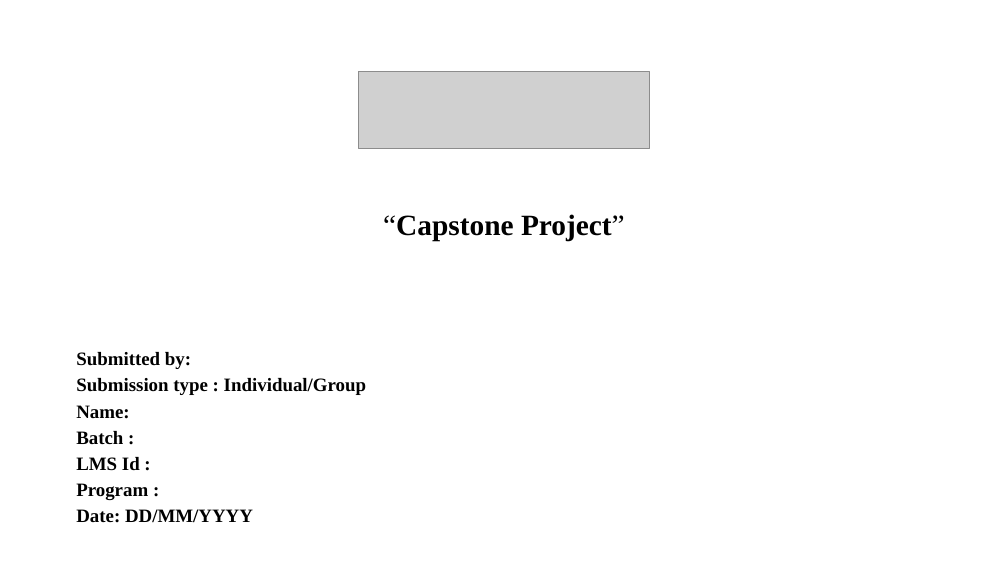
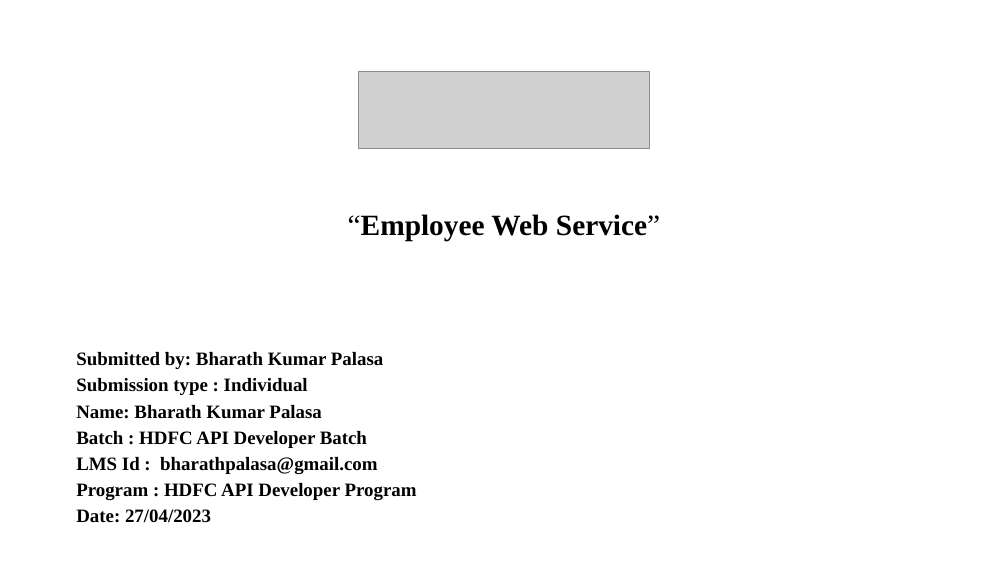
Before and after one commit to bharath210/HDFC_Capstone, a slide deck: slide 1 of Capstone Presentation Format Ver 1.0.pptx. Drawn at 1008x567 pixels with LibreOffice and Linux fonts; fonts in the diff are those of the drawing; grey boxes stand for pictures; background and template pictures are left out. Boxes give left, top, right and bottom in pixels: in the first picture for what was removed or moved away, otherwise in the second. Text is boxed around its words. In the diff, an @@ line names an element or a change of style, - is before the commit and + after.

```diff
--- a/Capstone Presentation Format Ver 1.0.pptx
+++ b/Capstone Presentation Format Ver 1.0.pptx
@@ text at (348,214,660,241): text changed @@
-“Capstone Project”
+“Employee Web Service”
@@ text at (76,352,417,523): text changed @@
-Submitted by:
-Submission type : Individual/Group
-Name:
-Batch :
-LMS Id :
-Program :
-Date: DD/MM/YYYY
+Submitted by: Bharath Kumar Palasa
+Submission type : Individual
+Name: Bharath Kumar Palasa
+Batch : HDFC API Developer Batch
+LMS Id : bharathpalasa@gmail.com
+Program : HDFC API Developer Program
+Date: 27/04/2023
```
Also in this commit, not shown: 7 other slides changed, 22 slides added, 5 slides removed, 40 other files.
